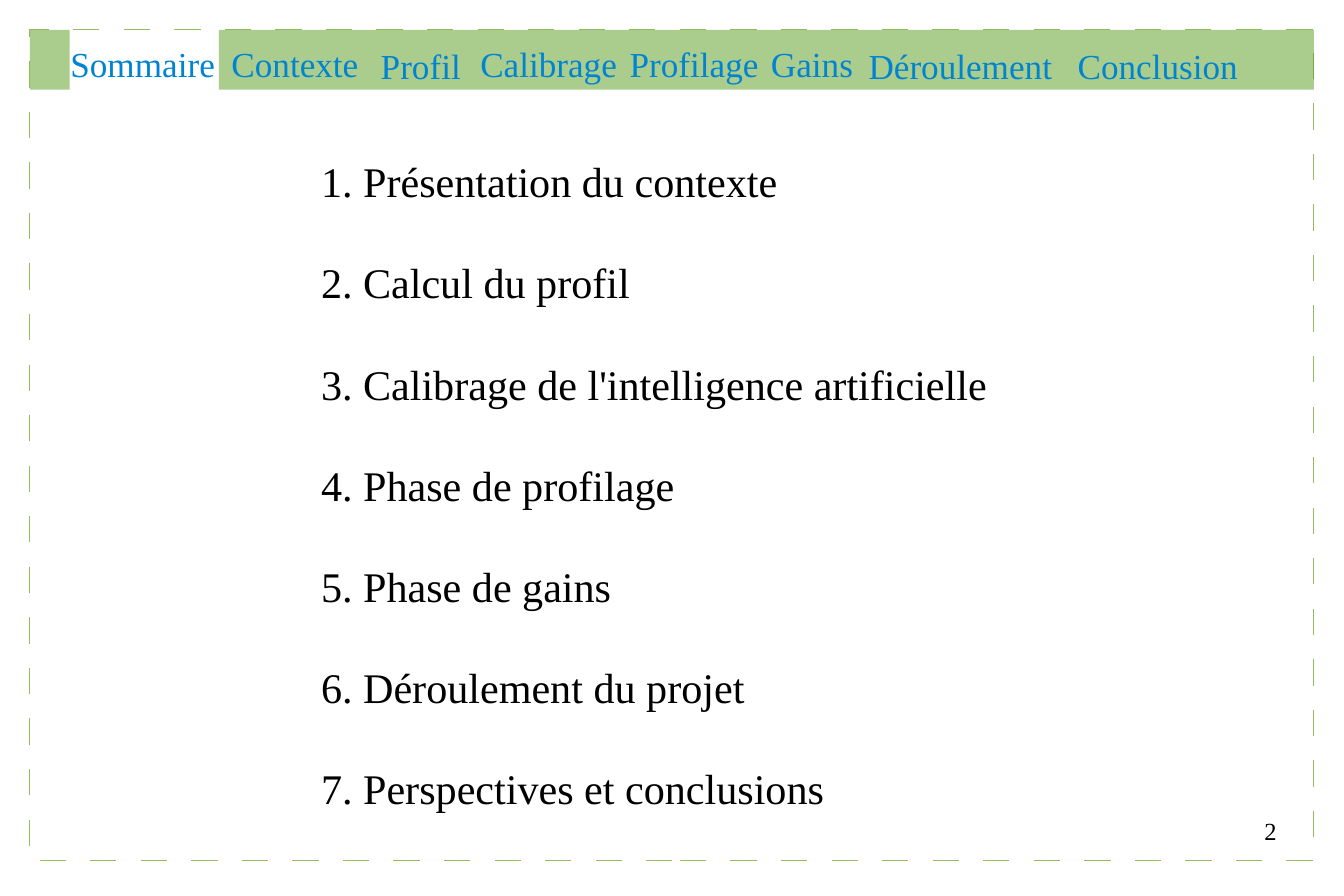
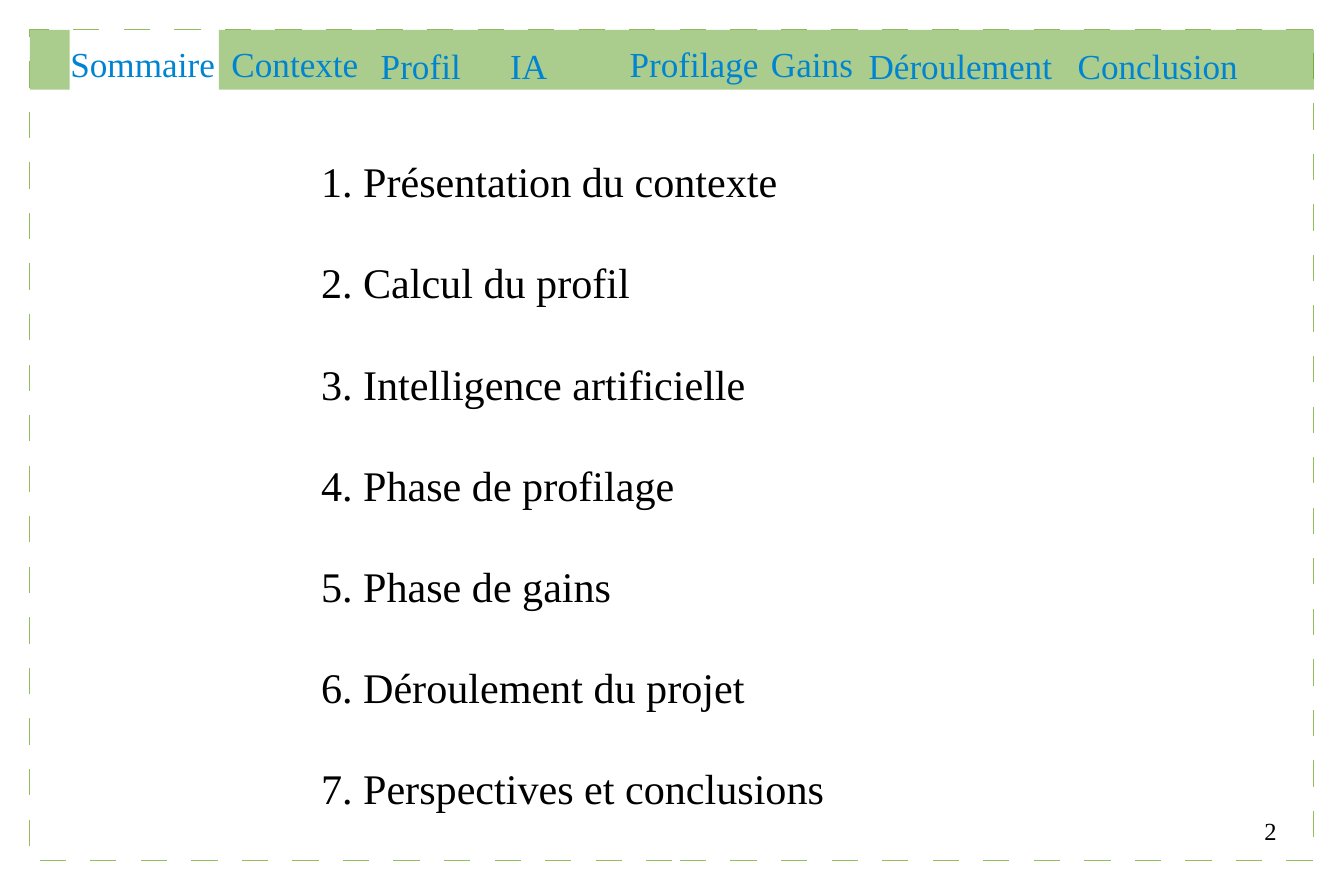
Before and after one commit to Gouga34/TERM1_Poker, a slide deck: slide 2 of Soutenance/presentation.odp. Drawn at 1344x896 pixels with LibreOffice and Linux fonts; fonts in the diff are those of the drawing. Boxes give left, top, right and bottom in pixels: in the first picture for what was removed or moved away, otherwise in the second. Text is boxed around its words. In the diff, an @@ line names an element or a change of style, - is before the commit and + after.

```diff
--- a/Soutenance/presentation.odp
+++ b/Soutenance/presentation.odp
@@ text at (510,56,547,79): text changed @@
-Calibrage
+IA
@@ text at (321,370,745,408): text changed @@
-3. Calibrage de l'intelligence artificielle
+3. Intelligence artificielle
```
Also in this commit, not shown: 17 other slides changed, 1 slide added, 1 other file.
